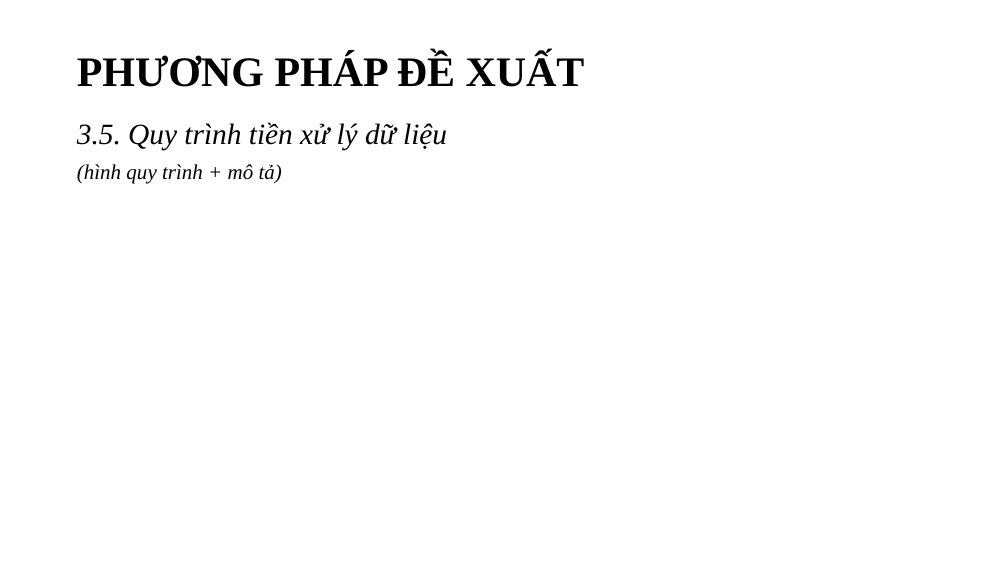
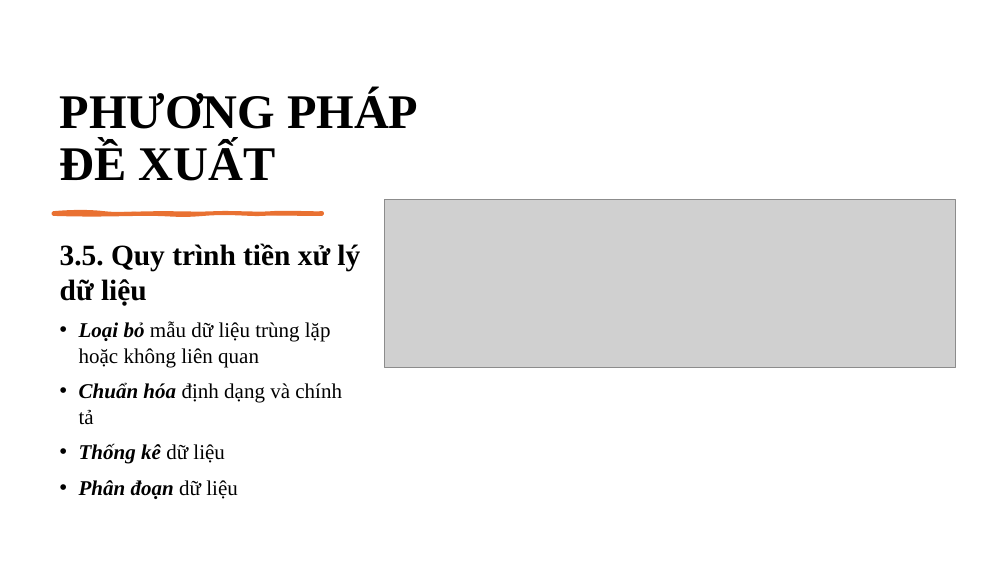
Before and after one commit to ngovanuc/Vietnamese_History_Chatbot, a slide deck: slide 22 of documents/slide bao cao v2.pptx. Drawn at 1008x567 pixels with LibreOffice and Linux fonts; fonts in the diff are those of the drawing; grey boxes stand for pictures. Boxes give left, top, right and bottom in pixels: in the first picture for what was removed or moved away, otherwise in the second. Text is boxed around its words. In the diff, an @@ line names an element or a change of style, - is before the commit and + after.

```diff
--- a/documents/slide bao cao v2.pptx
+++ b/documents/slide bao cao v2.pptx
@@ title "PHƯƠNG PHÁP ĐỀ XUẤT": place and size @@
-title "PHƯƠNG PHÁP ĐỀ XUẤT" at [77, 53, 585, 87]
+title "PHƯƠNG PHÁP ĐỀ XUẤT" at [60, 91, 418, 181]
@@ title "PHƯƠNG PHÁP ĐỀ XUẤT" at [60, 91, 418, 181]: size 40 to 46 pt; vertical alignment middle to bottom @@
@@ picture added at [385, 200, 956, 368] @@
@@ text "3.5. Quy trình tiền xử ...": place and size @@
-text "3.5. Quy trình tiền xử ..." at [77, 122, 447, 184]
+text "3.5. Quy trình tiền xử ..." at [60, 243, 360, 499]
@@ freeform shape added at [53, 212, 322, 214], fill #E97132, outline #E97132 3 pt @@
@@ text at [60, 243, 360, 306]: bold on, italic off in "3.5. Quy trình tiền xử lý dữ ..."; line spacing 0.9 to 1 @@
@@ text at [79, 321, 342, 499]: text changed; italic off @@
-(hình quy trình + mô tả)
+• Loại bỏ mẫu dữ liệu trùng lặp hoặc không liên quan
+• Chuẩn hóa định dạng và chính tả
+• Thống kê dữ liệu
+• Phân đoạn dữ liệu
```
Also in this commit, not shown: 39 other slides changed, 3 slides added, 4 slides removed, 1 other file.
